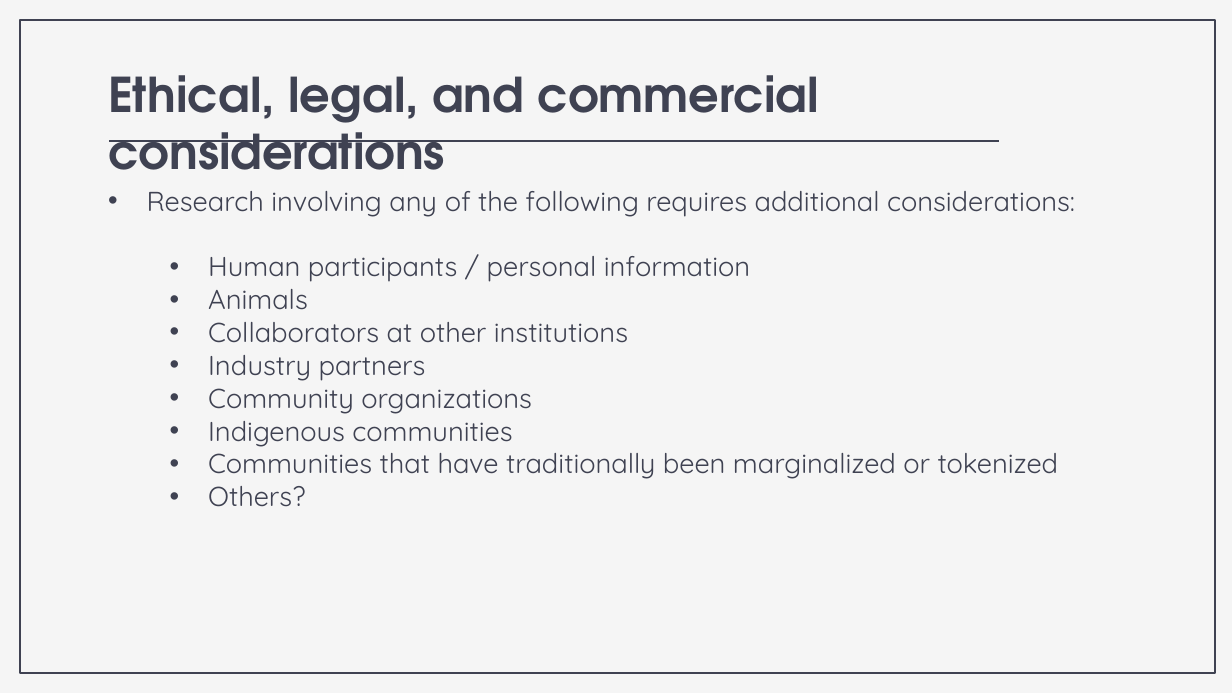
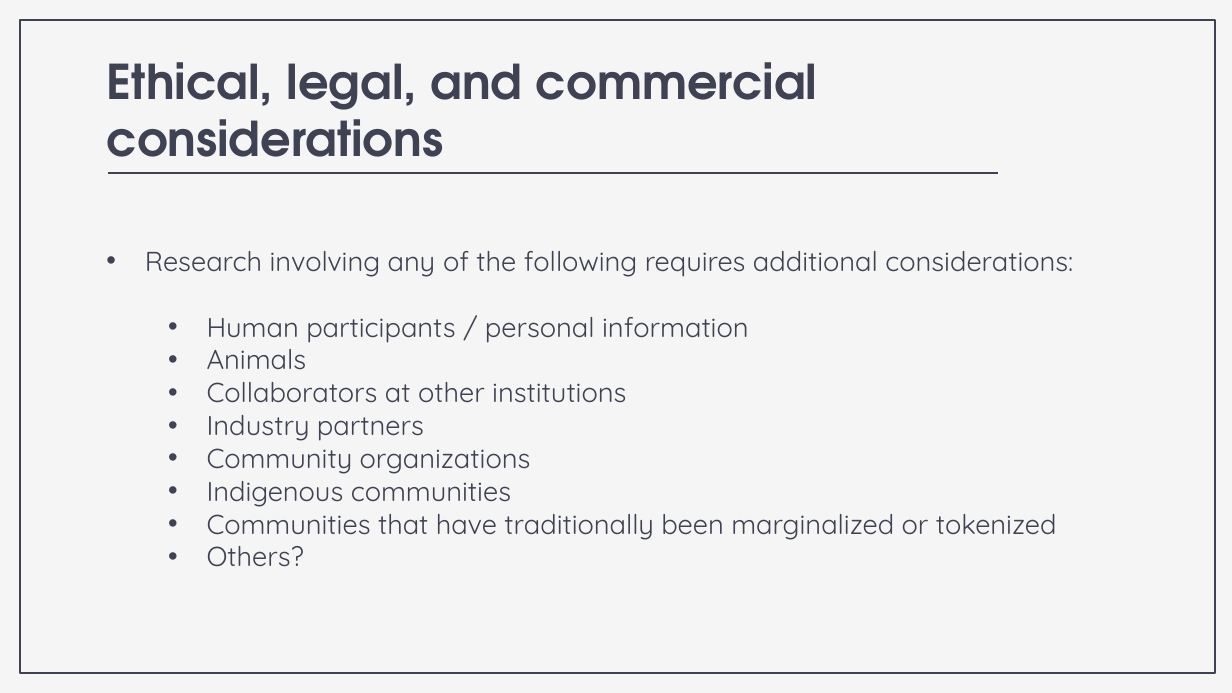
Before and after one commit to nickrochlin/rdm-jumpstart2, a slide deck: slide 25 of files/Block2-3_Documentation.pptx (slide 19 before the commit). Drawn at 1232x693 pixels with LibreOffice and Linux fonts; fonts in the diff are those of the drawing. Boxes give left, top, right and bottom in pixels: in the first picture for what was removed or moved away, otherwise in the second. Text is boxed around its words. In the diff, an @@ line names an element or a change of style, - is before the commit and + after.

```diff
--- a/files/Block2-3_Documentation.pptx
+++ b/files/Block2-3_Documentation.pptx
@@ title "Ethical, legal, and commercial considerations" rewrapped from (x1=108, y1=75, x2=819, y2=170) to (x1=106, y1=62, x2=817, y2=174) @@
@@ line moved from (110, 140) - (999, 140) to (108, 172) - (998, 172) @@
@@ subtitle "Research involving any of the ..." moved from (x1=147, y1=191, x2=1075, y2=507) to (x1=145, y1=251, x2=1073, y2=567) @@
```
Also in this commit, not shown: 1 other slide changed, 7 slides added, 1 slide removed, 2 other files.
